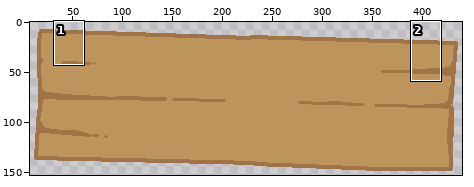
Pixel-art file, stored at OpenGL/Content/images/dialogue_0.aseprite. Above: a wide view before the commit, with the close-up outlined.
Close-up. Before the commit:
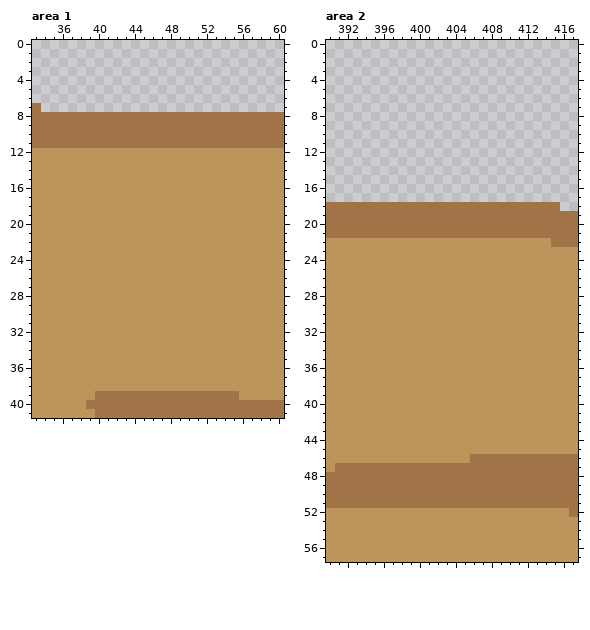
448x160 pixels, 1 frame. Shown: area 1: x 33..60, y 0..41; area 2: x 390..417, y 0..57. The wide view leaves out empty margins. The commit also changed other parts of the picture, which this record leaves out.
New version:
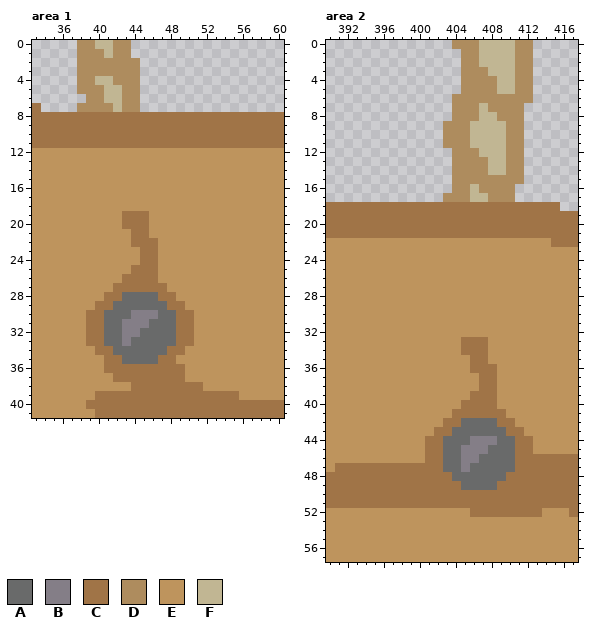
Palette (. is transparent): A #696a6a  B #847e87  C #a07447  D #ae8c5e  E #be945d  F #c1b693
Diff:
layer "Layer 5" added
layer "Layer 4" added
--- area 1, layers "Layer 4", "Layer 5"
@@ x 36..46 @@
- 0 ...........
- 1 ...........
- 2 ...........
- 3 ...........
- 4 ...........
- 5 ...........
- 6 ...........
- 7 ...........
+ 0 ..DDFFDD...
+ 1 ..DDDFDD...
+ 2 ..DDDDDDD..
+ 3 ..DDDDDDD..
+ 4 ..DDFFDDD..
+ 5 ..DDDFFDD..
+ 6 ...DDFFDD..
+ 7 ..DDDDFDD..
  8 CCCCCCCCCCC
@@ x 37..53 @@
 18 EEEEEEEEEEEEEEEEE
-19 EEEEEEEEEEEEEEEEE
-20 EEEEEEEEEEEEEEEEE
-21 EEEEEEEEEEEEEEEEE
-22 EEEEEEEEEEEEEEEEE
-23 EEEEEEEEEEEEEEEEE
-24 EEEEEEEEEEEEEEEEE
-25 EEEEEEEEEEEEEEEEE
-26 EEEEEEEEEEEEEEEEE
-27 EEEEEEEEEEEEEEEEE
-28 EEEEEEEEEEEEEEEEE
-29 EEEEEEEEEEEEEEEEE
-30 EEEEEEEEEEEEEEEEE
-31 EEEEEEEEEEEEEEEEE
-32 EEEEEEEEEEEEEEEEE
-33 EEEEEEEEEEEEEEEEE
-34 EEEEEEEEEEEEEEEEE
-35 EEEEEEEEEEEEEEEEE
-36 EEEEEEEEEEEEEEEEE
-37 EEEEEEEEEEEEEEEEE
-38 EEEEEEEEEEEEEEEEE
+19 EEEEEECCCEEEEEEEE
+20 EEEEEECCCEEEEEEEE
+21 EEEEEEECCEEEEEEEE
+22 EEEEEEECCCEEEEEEE
+23 EEEEEEEECCEEEEEEE
+24 EEEEEEEECCEEEEEEE
+25 EEEEEEECCCEEEEEEE
+26 EEEEEECCCCEEEEEEE
+27 EEEEECCCCCCEEEEEE
+28 EEEECCAAAACCEEEEE
+29 EEECCAAAAAACCEEEE
+30 EECCAAABBBAACCEEE
+31 EECCAABBBAAACCEEE
+32 EECCAABBAAAACCEEE
+33 EECCAABAAAAACCEEE
+34 EEECCAAAAAACCEEEE
+35 EEEECCAAAACCEEEEE
+36 EEEECCCCCCCCCEEEE
+37 EEEEECCCCCCCCEEEE
+38 EEEEEEECCCCCCCCEE
 39 EEECCCCCCCCCCCCCC
--- area 2, layers "Layer 4", "Layer 5"
@@ x 401..414 @@
- 0 ..............
- 1 ..............
- 2 ..............
- 3 ..............
- 4 ..............
- 5 ..............
- 6 ..............
- 7 ..............
- 8 ..............
- 9 ..............
-10 ..............
-11 ..............
-12 ..............
-13 ..............
-14 ..............
-15 ..............
-16 ..............
-17 ..............
+ 0 ...DDDFFFFDD..
+ 1 ....DDFFFFDD..
+ 2 ....DDFFFFDD..
+ 3 ....DDDFFFDD..
+ 4 ....DDDDFFDD..
+ 5 ....DDDDFFDD..
+ 6 ...DDDDDDDDD..
+ 7 ...DDDFDDDD...
+ 8 ...DDDFFDDD...
+ 9 ..DDDFFFFDD...
+10 ..DDDFFFFDD...
+11 ..DDDFFFFDD...
+12 ...DDDFFFDD...
+13 ...DDDDFFDD...
+14 ...DDDDFFDD...
+15 ...DDDDDDDD...
+16 ...DDFDDDD....
+17 ..DDDFFDDD....
 18 CCCCCCCCCCCCCC
@@ x 399..415 @@
 32 EEEEEEEEEEEEEEEEE
-33 EEEEEEEEEEEEEEEEE
-34 EEEEEEEEEEEEEEEEE
-35 EEEEEEEEEEEEEEEEE
-36 EEEEEEEEEEEEEEEEE
-37 EEEEEEEEEEEEEEEEE
-38 EEEEEEEEEEEEEEEEE
-39 EEEEEEEEEEEEEEEEE
-40 EEEEEEEEEEEEEEEEE
-41 EEEEEEEEEEEEEEEEE
-42 EEEEEEEEEEEEEEEEE
-43 EEEEEEEEEEEEEEEEE
-44 EEEEEEEEEEEEEEEEE
-45 EEEEEEEEEEEEEEEEE
-46 EEEEEEECCCCCCCCCC
-47 CCCCCCCCCCCCCCCCC
-48 CCCCCCCCCCCCCCCCC
-49 CCCCCCCCCCCCCCCCC
+33 EEEEEECCCEEEEEEEE
+34 EEEEEECCCEEEEEEEE
+35 EEEEEEECCEEEEEEEE
+36 EEEEEEECCCEEEEEEE
+37 EEEEEEEECCEEEEEEE
+38 EEEEEEEECCEEEEEEE
+39 EEEEEEECCCEEEEEEE
+40 EEEEEECCCCEEEEEEE
+41 EEEEECCCCCCEEEEEE
+42 EEEECCAAAACCEEEEE
+43 EEECCAAAAAACCEEEE
+44 EECCAAABBBAACCEEE
+45 EECCAABBBAAACCEEE
+46 EECCAABBAAAACCCCC
+47 CCCCAABAAAAACCCCC
+48 CCCCCAAAAAACCCCCC
+49 CCCCCCAAAACCCCCCC
 50 CCCCCCCCCCCCCCCCC
 51 CCCCCCCCCCCCCCCCC
-52 EEEEEEEEEEEEEEEEE
+52 EEEEEEECCCCCCCCEE
 53 EEEEEEEEEEEEEEEEE
Changed places in both close-ups, as pixel boxes (x1, y1, x2, y2):
added: (77, 40, 140, 112)
changed: (86, 211, 203, 391)
added: (443, 40, 533, 202)
changed: (425, 337, 542, 517)
